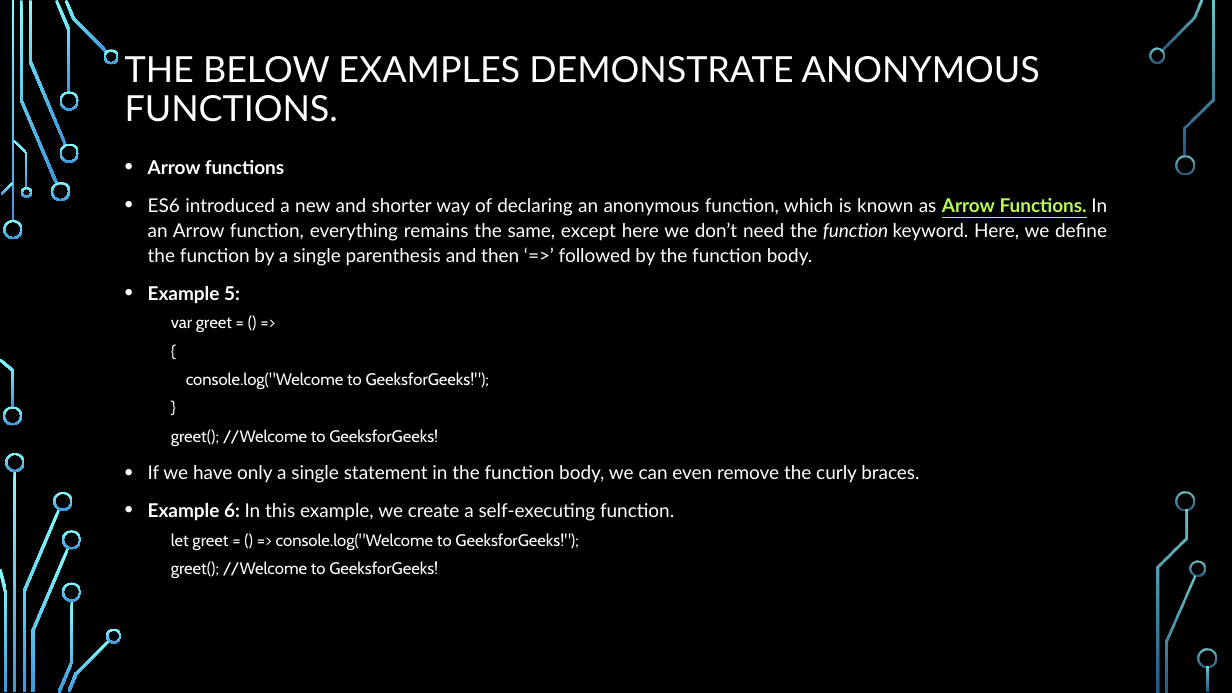
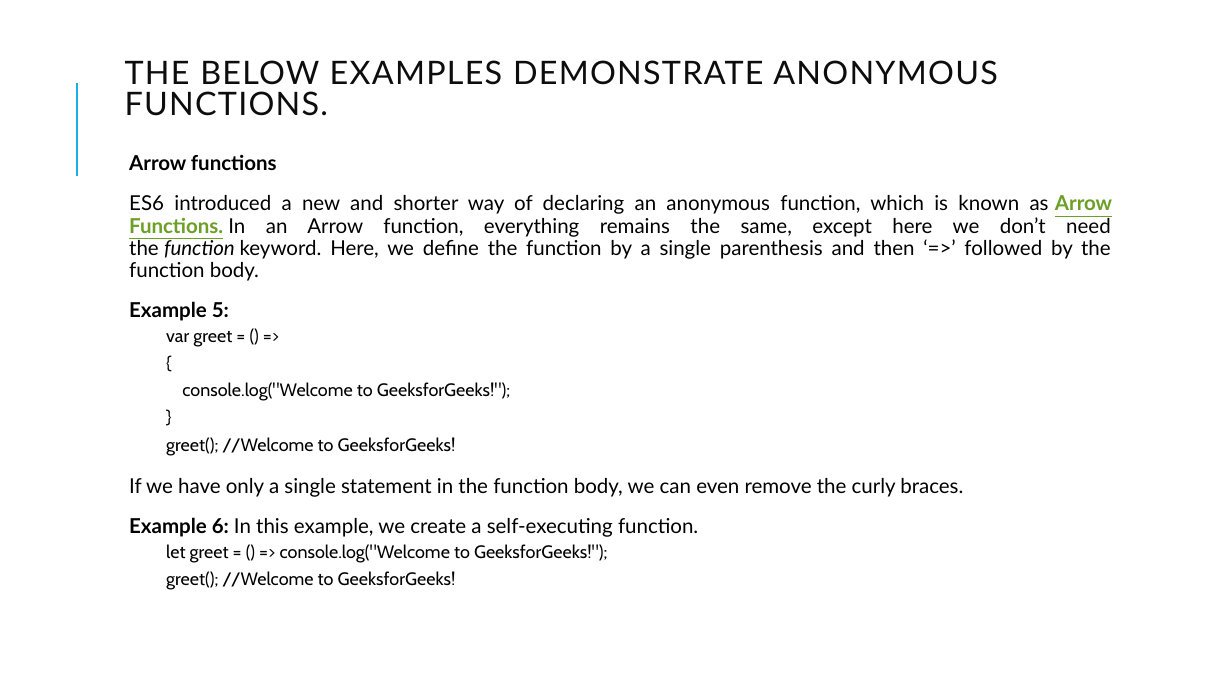
Before and after one commit to PramodJana/JavaScript, a slide deck: slide 8 of GFG JS Course Curriculam/Articles/003 Funtional Programming.pptx. Drawn at 1232x693 pixels with LibreOffice and Linux fonts; fonts in the diff are those of the drawing; background and template pictures are left out. Boxes give left, top, right and bottom in pixels: in the first picture for what was removed or moved away, otherwise in the second. Text is boxed around its words. In the diff, an @@ line names an element or a change of style, - is before the commit and + after.

```diff
--- a/GFG JS Course Curriculam/Articles/003 Funtional Programming.pptx
+++ b/GFG JS Course Curriculam/Articles/003 Funtional Programming.pptx
@@ background picture (left out) to #FFFFFF @@
@@ line added from (77, 176) to (77, 83), #1CADE4 1.5 pt @@
@@ title "THE BELOW EXAMPLES DEMONSTRATE ANONYMOUS ..." at (125, 60, 997, 116): size 28 to 25.2 pt, text colour #FFFFFF to #0D0D0D, letter spacing 0 to 1 pt; line spacing 0.9 to 0.8 @@
@@ text "Arrow functions" at (129, 154, 1112, 590): size 14.8 to 16 pt in "Arrow functions", "ES6 introduced a new and shorter way ...", "Example 5:", "If we have only a single statement ..." and 1 more places; text colour #FFFFFF to #000000; text colour #B8FA56 to #6B9F25 in "Arrow Functions."; size 12.9 to 14 pt in "var greet = () =>", "{", "console.log("Welcome to GeeksforGeeks!");", "}" and 3 more places; bullet • to  ; line spacing 1.1 to 0.9; more space between paragraphs @@
@@ group removed at (0, 0, 1217, 693): 33 freeform shapes, 3 rectangles @@
```
Also in this commit, not shown: 15 other slides changed, 27 slides added, 27 slides removed.
